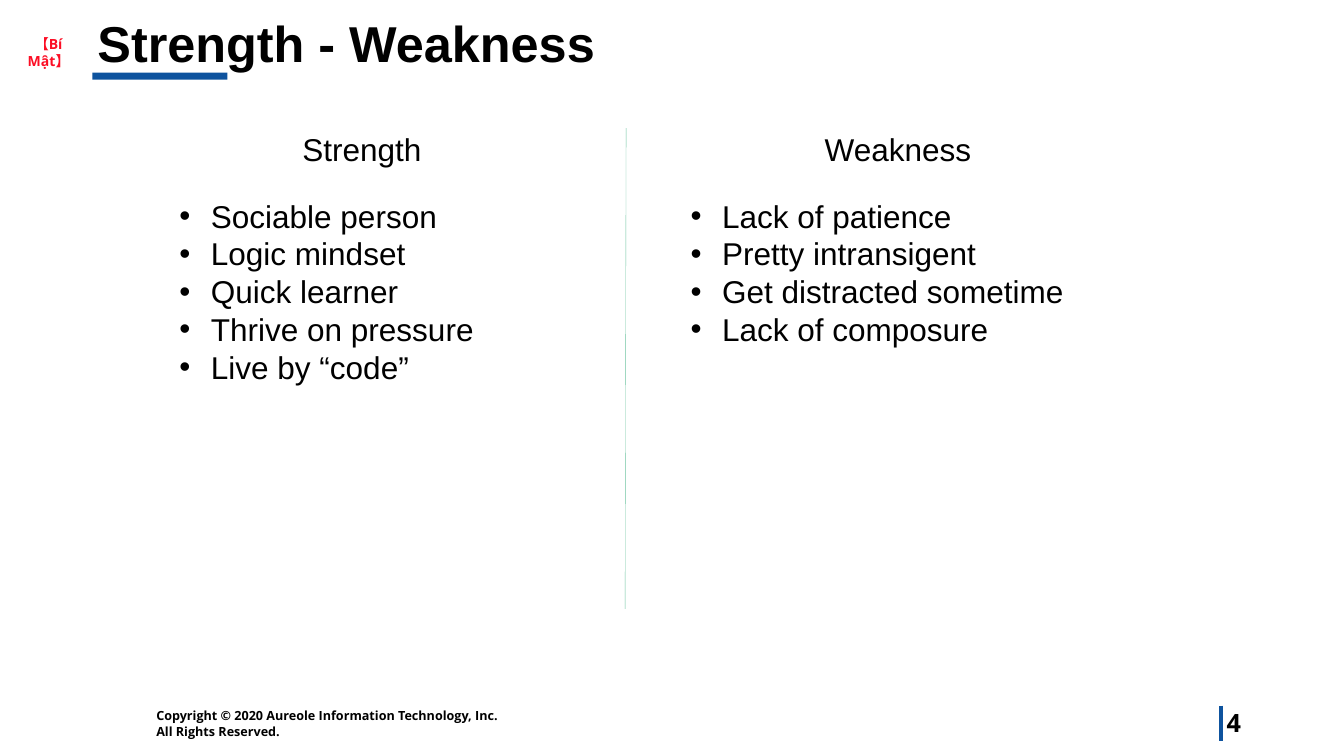
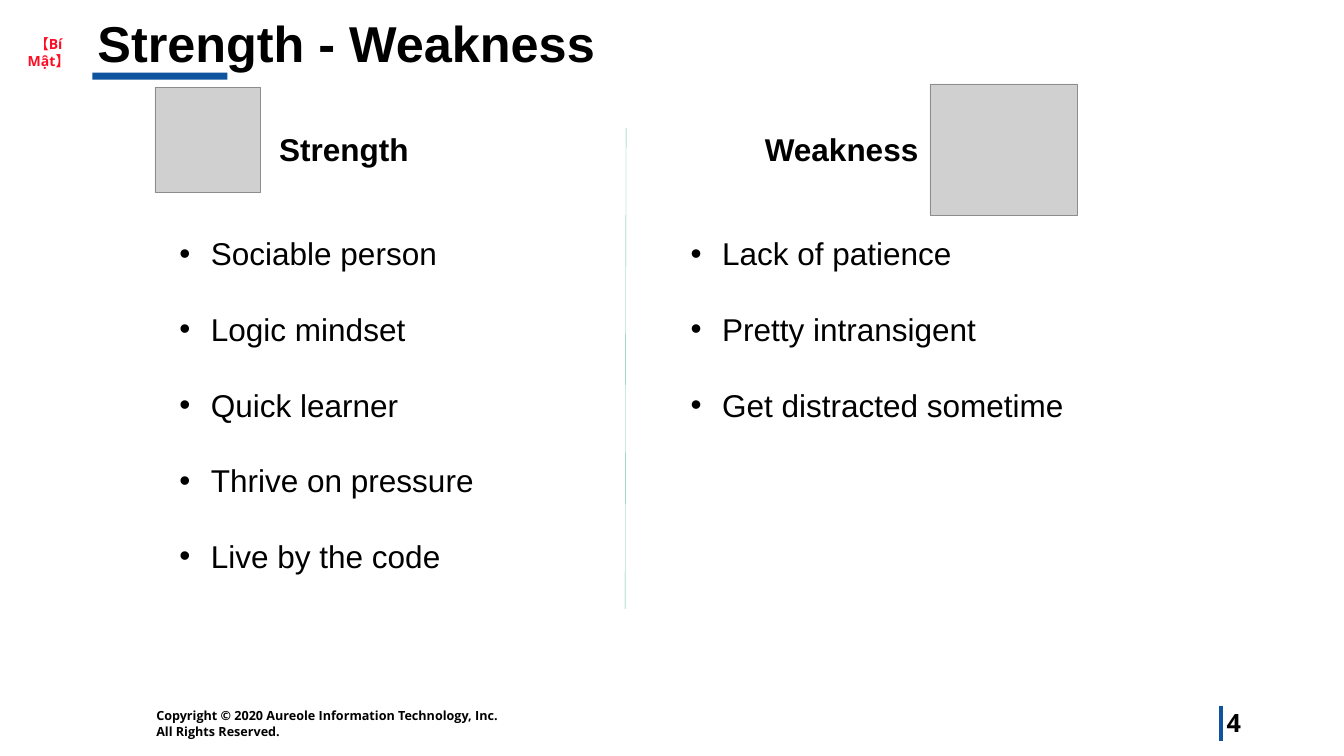
Before and after one commit to lthe4th/Sols, a slide deck: slide 4 of longpkd.pptx. Drawn at 1344x756 pixels with LibreOffice and Linux fonts; fonts in the diff are those of the drawing; grey boxes stand for pictures; background and template pictures are left out. Boxes give left, top, right and bottom in pixels: in the first picture for what was removed or moved away, otherwise in the second. Text is boxed around its words. In the diff, an @@ line names an element or a change of style, - is before the commit and + after.

```diff
--- a/longpkd.pptx
+++ b/longpkd.pptx
@@ picture added at bbox=[155, 88, 260, 193] @@
@@ picture added at bbox=[930, 84, 1077, 215] @@
@@ text "Strength" at bbox=[279, 138, 408, 167]: bold on @@
@@ text "Strength": place and size @@
-text "Strength" at bbox=[302, 138, 421, 167]
+text "Strength" at bbox=[279, 138, 408, 167]
@@ text "Weakness": place and size @@
-text "Weakness" at bbox=[825, 138, 972, 162]
+text "Weakness" at bbox=[765, 138, 919, 162]
@@ text "Weakness" at bbox=[765, 138, 919, 162]: bold on @@
@@ text "Lack of patience" at bbox=[722, 242, 1064, 418]: line spacing 1 to 2 @@
@@ text at bbox=[211, 242, 474, 498]: line spacing 1 to 2 @@
@@ text at bbox=[722, 318, 988, 347]: paragraph removed @@
-• Lack of composure
@@ text at bbox=[211, 545, 440, 574]: text changed @@
-• Live by “code”
+• Live by the code
```
Also in this commit, not shown: 6 other slides changed.
